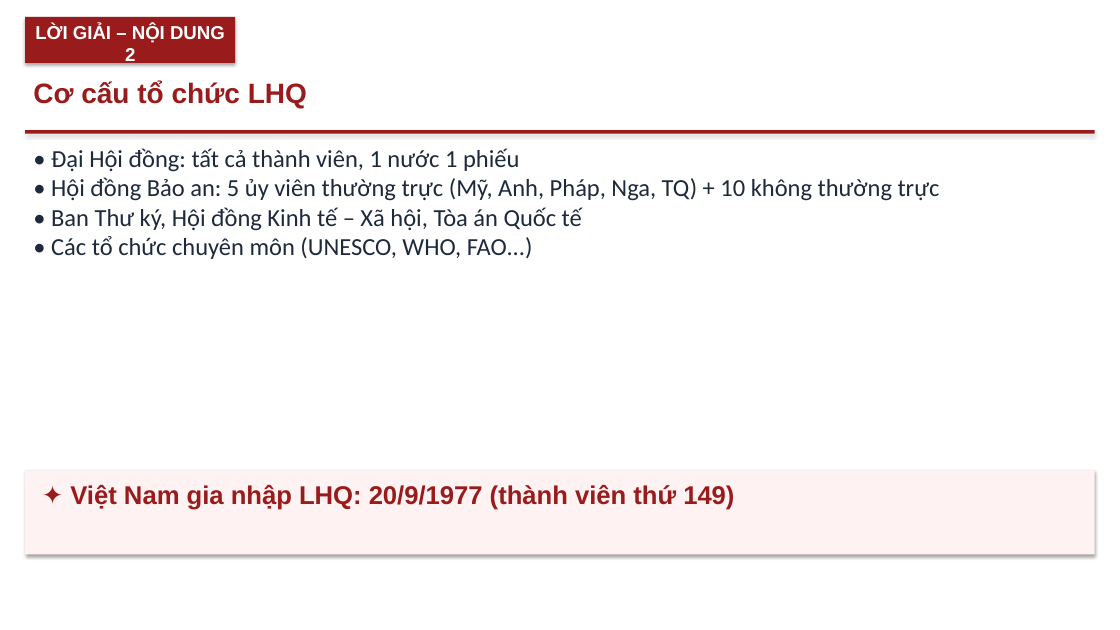
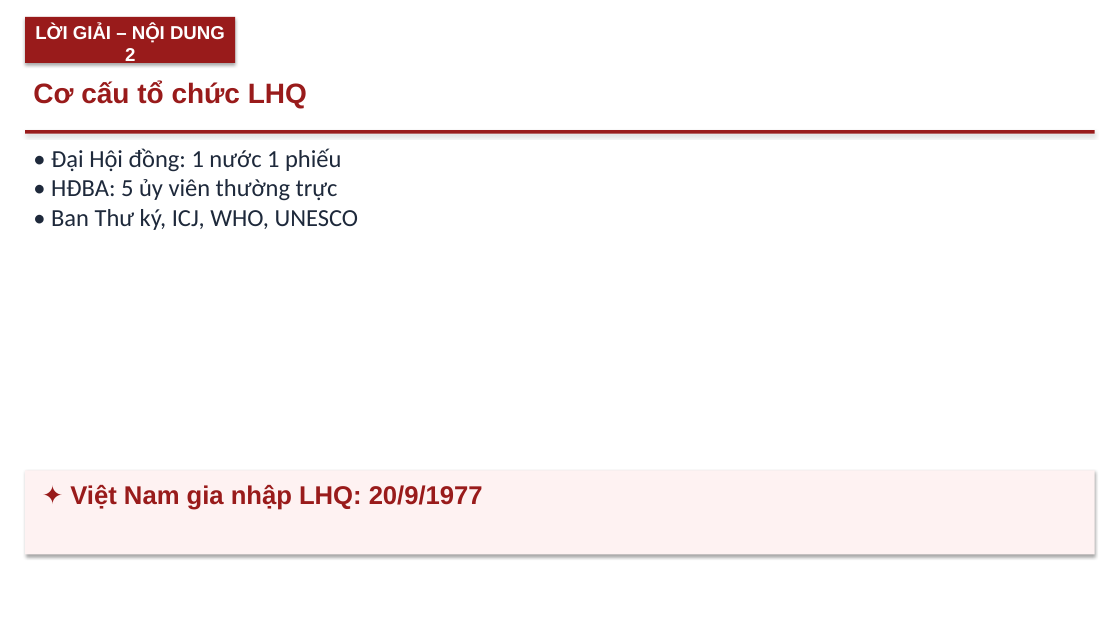
Before and after one commit to Trangtu66/Taode_thi_online, a slide deck: slide 7 of mon/lich_su/slide/lop12/Slide_LICHSU12_Bài_1_Liên_hợp_quốc_TT1-2.pptx (slide 6 before the commit). Drawn at 1120x630 pixels with LibreOffice and Linux fonts; fonts in the diff are those of the drawing. Boxes give left, top, right and bottom in pixels: in the first picture for what was removed or moved away, otherwise in the second. Text is boxed around its words. In the diff, an @@ line names an element or a change of style, - is before the commit and + after.

```diff
--- a/mon/lich_su/slide/lop12/Slide_LICHSU12_Bài_1_Liên_hợp_quốc_TT1-2.pptx
+++ b/mon/lich_su/slide/lop12/Slide_LICHSU12_Bài_1_Liên_hợp_quốc_TT1-2.pptx
@@ text at (x1=51, y1=148, x2=359, y2=230): text changed @@
-• Đại Hội đồng: tất cả thành viên, 1 nước 1 phiếu
-• Hội đồng Bảo an: 5 ủy viên thường trực (Mỹ, Anh, Pháp, Nga, TQ) + 10 không thường trực
-• Ban Thư ký, Hội đồng Kinh tế – Xã hội, Tòa án Quốc tế
-• Các tổ chức chuyên môn (UNESCO, WHO, FAO...)
+• Đại Hội đồng: 1 nước 1 phiếu
+• HĐBA: 5 ủy viên thường trực
+• Ban Thư ký, ICJ, WHO, UNESCO
@@ text at (x1=70, y1=485, x2=483, y2=510): text changed @@
-✦ Việt Nam gia nhập LHQ: 20/9/1977 (thành viên thứ 149)
+✦ Việt Nam gia nhập LHQ: 20/9/1977
```
Also in this commit, not shown: 5 other slides changed, 1 slide added, 33 other files.
